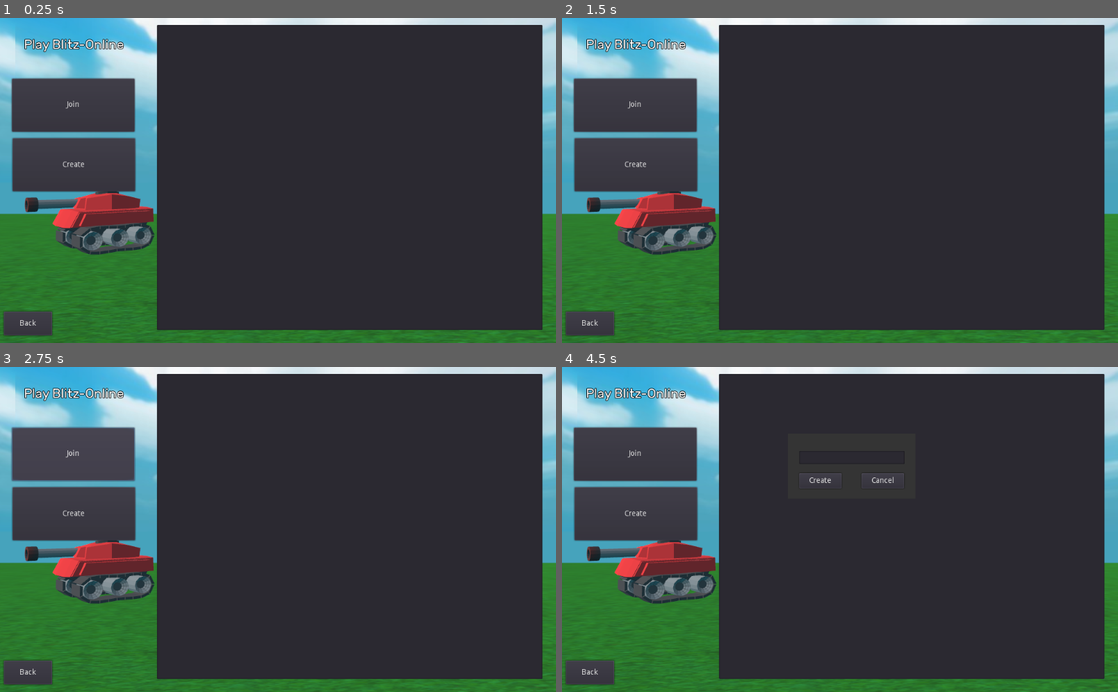
Above: before the commit, frames 1-4 (two rows, left to right).
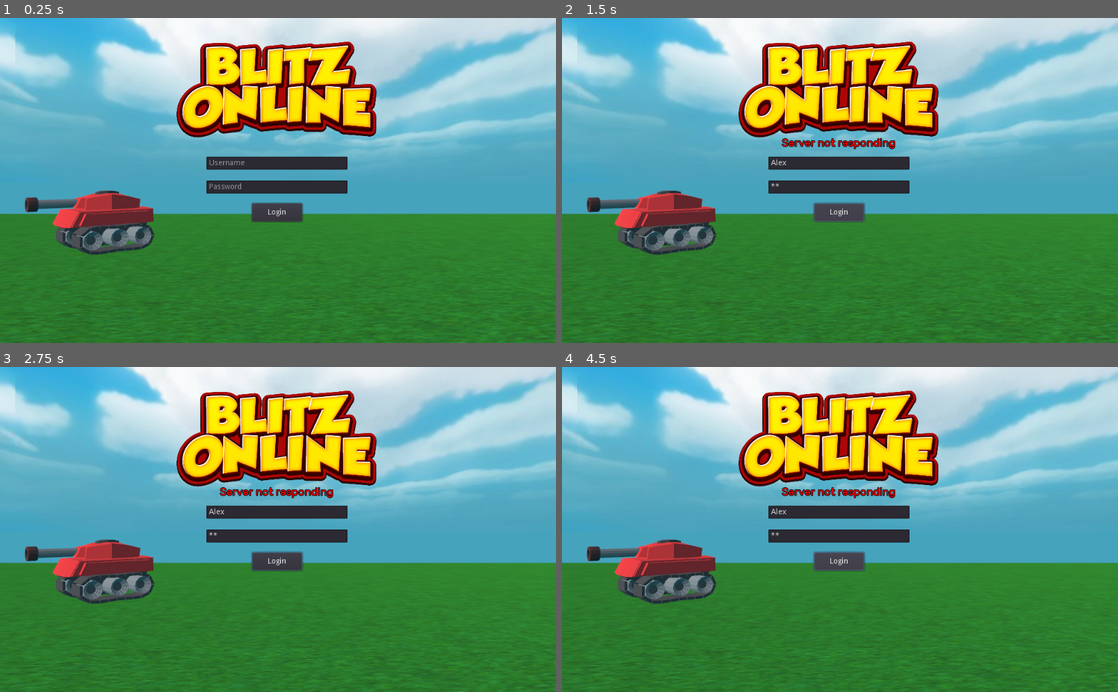
Above: after the commit, the same moments.

Repository: Jumbofile/Blitz-Online
Game: Godot game, scene res://Scenes/Client.tscn
Same seed, same stepped clock (60 frames per second), same inputs: the game is played once before the commit and once after it.
Inputs (mouse positions are in pixels of both pictures, inside the frame that each line leads up to):
- Up to frame 1 (0.25 s): no input
- Up to frame 2 (1.5 s): click (840, 164) at 0.52 s; type "Alex" at 0.6 s; click (840, 187) at 0.75 s; type "12" at 0.83 s; click "Login" at 1.25 s
- Up to frame 3 (2.75 s): click (72, 454) at 2 s, where only the run before the commit has a clickable "Join"
- Up to frame 4 (4.5 s): click (634, 513) at 2.75 s, where only the run before the commit has a clickable "Create"; click (817, 480) at 3.5 s, where only the run before the commit has a clickable "Create"; click "Login" at 4.25 s

The runs differ from the first frame. In frame 1, 71% of the frame differs, in the area x 0-98%, y 2-98%; in frame 2, 72%; in frame 3, 71%; in frame 4, 72%.
Error before the commit: Invalid call. Nonexistent function 'split' in base 'ItemList'. (res://Scripts/select.gd:41)

Commit message:
Lobbies populate

Diff:
--- a/client/Lobby.tscn
+++ b/client/Lobby.tscn
@@ -4,11 +4,11 @@
 anchor_right = 1.0
 anchor_bottom = 1.0
 
-[node name="ItemList" type="ItemList" parent="."]
-margin_left = 634.0
-margin_top = 14.0
-margin_right = 1002.0
-margin_bottom = 510.0
+[node name="LobbyList" type="ItemList" parent="."]
+margin_left = 632.585
+margin_top = 15.7076
+margin_right = 1007.58
+margin_bottom = 511.708
 
 [node name="Button" type="Button" parent="."]
 margin_left = 388.649
--- a/client/Scenes/Client.tscn
+++ b/client/Scenes/Client.tscn
@@ -14,6 +14,7 @@
 [ext_resource path="res://Scenes/GameMenu.tscn" type="PackedScene" id=12]
 [ext_resource path="res://Scenes/Gameselect.tscn" type="PackedScene" id=13]
 [ext_resource path="res://Lobby.tscn" type="PackedScene" id=14]
+[ext_resource path="res://Scripts/Menu/Lobby.gd" type="Script" id=15]
 
 [sub_resource type="SpatialMaterial" id=1]
 albedo_texture = ExtResource( 5 )
@@ -48,7 +49,6 @@
 
 [node name="AudioStreamPlayer" type="AudioStreamPlayer" parent="."]
 stream = ExtResource( 3 )
-autoplay = true
 
 [node name="ViewportContainer" type="ViewportContainer" parent="."]
 editor/display_folded = true
@@ -105,6 +105,8 @@
 visible = false
 
 [node name="Gameselect" parent="." instance=ExtResource( 13 )]
+visible = false
 
 [node name="Lobby" parent="." instance=ExtResource( 14 )]
 visible = false
+script = ExtResource( 15 )
--- a/client/Scenes/Gameselect.tscn
+++ b/client/Scenes/Gameselect.tscn
@@ -1,6 +1,7 @@
 [gd_scene load_steps=6 format=2]
 
-[ext_resource path="res://Scripts/select.gd" type="Script" id=1]
+[ext_resource path="res://Scripts/Menu/select.gd" type="Script" id=1]
+
 
 [sub_resource type="DynamicFontData" id=1]
 font_path = "res://Fonts/Rubik-Regular.ttf"
--- a/client/Scripts/Client.gd
+++ b/client/Scripts/Client.gd
@@ -16,6 +16,9 @@
 	if connection.is_connected_to_host():
 		wrapped_client = PacketPeerStream.new()
 		wrapped_client.set_stream_peer(connection)
+	else:
+		connection = StreamPeerTCP.new()
+		connection.connect_to_host("127.0.0.1", 6666)
 	#looks for a packer
 	var bytes = connection.get_available_bytes()
 
@@ -37,7 +40,7 @@
 func recv_packet(data):
 	#Header is the packet id number
 		var header = int(data[0])
-		print(header)
+		print(data)
 		match header:
 			1:#login return packet!
 				if data[1] == "true":
@@ -45,8 +48,11 @@
 					get_node("Menu").show()
 				else:
 					handle_error(2)
-			2:#lobby create packet
-				print("fuck")
+			2:#lobby goto
+				#change to lobby scene and populate the scene
+				get_node("Gameselect").hide()
+				get_node("Lobby").show()
+				get_node("Lobby").setLobbyList(data[4])
 			3:#update list packet
 				print(data)
 				lobbies = "";
@@ -70,7 +76,7 @@
 			2:#new lobby.... (2, lobby id, name, gamemode, owner)
 				dataPacket = (str(packetType)+","+data[0]+","+str(data[1])+","+data[2])
 			3:#join lobby.... (3, lobby id, player name)
-				dataPacket = (str(packetType)+","+data[0])
+				dataPacket = (str(packetType)+","+str(data[0]))
 		connection.put_data((dataPacket + "\n").to_ascii())
 	else:
 		handle_error(1)
--- /dev/null
+++ b/client/Scripts/Menu/Lobby.gd
@@ -0,0 +1,26 @@
+extends Control
+
+# Declare member variables here. Examples:
+# var a = 2
+# var b = "text"
+
+# Called when the node enters the scene tree for the first time.
+func _ready():
+	pass # Replace with function body.
+
+# Called every frame. 'delta' is the elapsed time since the previous frame.
+func _process(delta):
+	#update lobby packet
+	#DO IT
+	pass
+func setLobbyList(var userList):
+	print("GREG: " + userList)
+	var lobbyList = get_node("LobbyList")
+	if userList.find("~") == -1:
+		lobbyList.clear()
+		lobbyList.add_item(userList)
+	else:
+		var lobbyArray = userList.split("~")
+		for i in range(0, lobbyArray.size()):
+			print(lobbyArray[i])
+			lobbyList.add_item(lobbyArray[i])
--- a/client/Scripts/Menu/gamelobby.gd
+++ /dev/null
@@ -1,19 +0,0 @@
-extends Node
-
-# Declare member variables here. Examples:
-# var a = 2
-# var b = "text"
-
-# Called when the node enters the scene tree for the first time.
-func _ready():
-	pass # Replace with function body.
-
-func createLobby(gameMode, leader, ip):
-	#return a lobby id
-	pass
-
-func updateLeader(lobbyID):
-	pass
-
-func refreshLobby():
-	pass
--- a/client/Scripts/select.gd
+++ b/client/Scripts/Menu/select.gd
@@ -10,8 +10,8 @@
 func populate_list(data):
 	lobbyList.clear()
 	for i in range(1, data.size()):
-						print(data[i])
-						lobbyList.add_item(data[i])
+		print(data[i])
+		lobbyList.add_item(data[i])
 
 #back button goes back to the play button menu
 func _on_back_pressed():
@@ -38,17 +38,15 @@
 	get_node("CreateDialog").hide()
 
 func goto_lobby(var lobbyString):
-	var lobbyID = lobbyString.split("/")
-	var data = [lobbyID[0]]
-	get_node("..").send_packet(3,data)
+	if selectedItem != null:
+		var data = [lobbyString]
+		get_node("..").send_packet(3,data)
 
 func _on_join_pressed():
-	var lobbyString = lobbyList
-	goto_lobby(lobbyString)
+	goto_lobby(selectedItem)
 
 func _on_lobbies_item_selected(index):
 	lobbyList.unselect_all()
 	lobbyList.select(index)
-	print(index)
+	#print(index)
 	selectedItem = lobbyList.get_item_text(index)
-	print(selectedItem)
Not shown: 1 places in client/Scenes/Client.tscn that only renumber resources
Not shown, changed: server/src/Blitz/MenuServer.java
Not shown, changed: server/src/Blitz/Types/Account.java
Not shown, changed: server/src/Blitz/Types/Lobby.java
